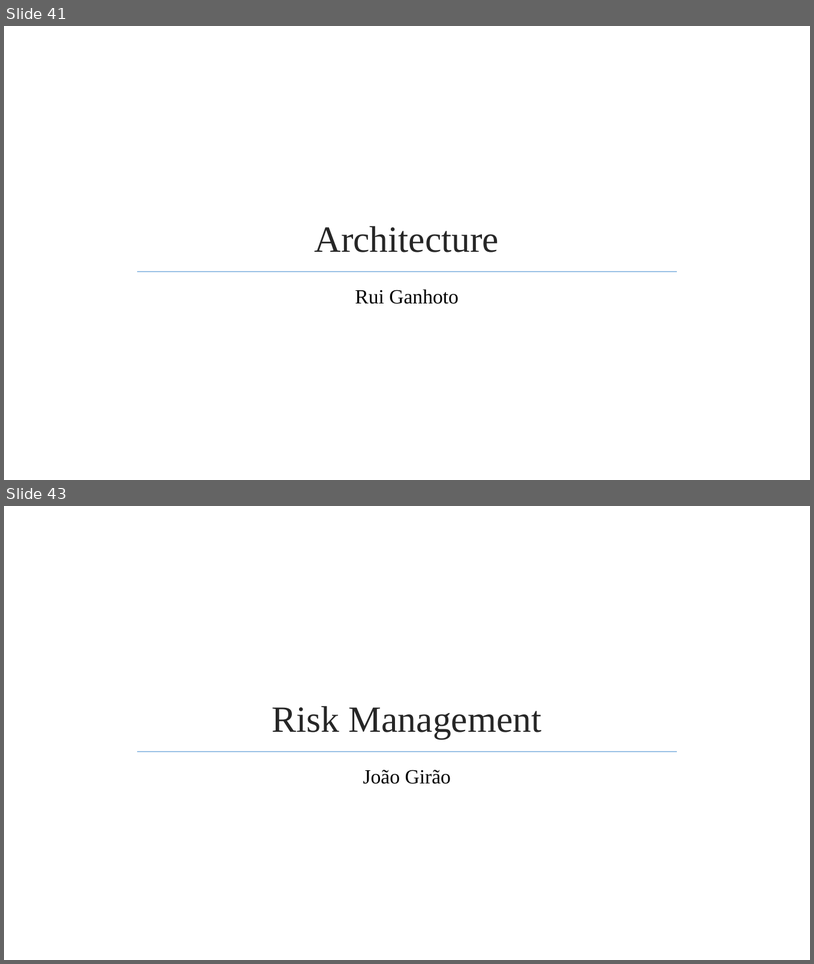
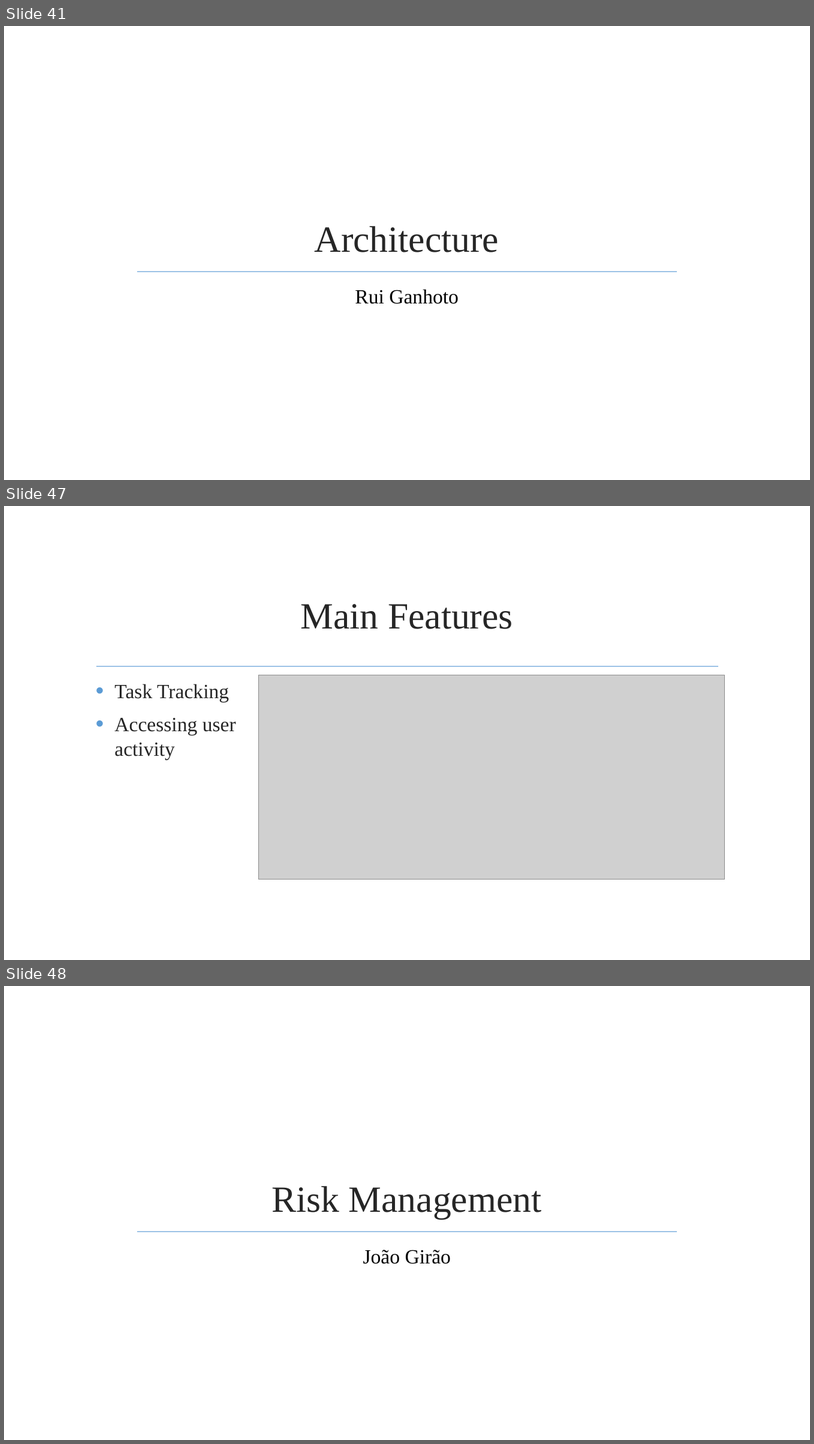
Before and after one commit to jmgirao/projetosoftware1213, a slide deck: Final Presentation/Presentation.pptx. Shown one above the other, each under a label of ours: slides 41 and 43 before the commit, slides 41, 47 and 48 after it; the slides between them are not shown. The pictures are 814x964 and 814x1444 pixels, drawn with LibreOffice and Linux fonts; fonts in the diff are those of the drawing; grey boxes stand for pictures; background and template pictures are left out. Boxes give left, top, right and bottom in pixels: in the first picture for what was removed or moved away, otherwise in the second. Text is boxed around its words. In the diff, an @@ line names an element or a change of style, - is before the commit and + after.

```diff
--- a/Final Presentation/Presentation.pptx
+++ b/Final Presentation/Presentation.pptx
@@ slide 47 added at (4, 506, 810, 960), background picture (left out) @@
@@ title added at (301, 604, 513, 629), 44 pt, text #262626 @@
+Main Features
@@ line added from (96, 666) to (719, 666), #9DC3E6 1.25 pt @@
@@ text added at (114, 684, 236, 759), 24 pt, text #262626 @@
+• Task Tracking
+• Accessing user activity
@@ picture added at (258, 675, 725, 879) @@
@@ what was slide 43 is now slide 48 @@
```
Also in this commit, not shown: 1 slide changed, 5 other slides added, 1 slide removed.
